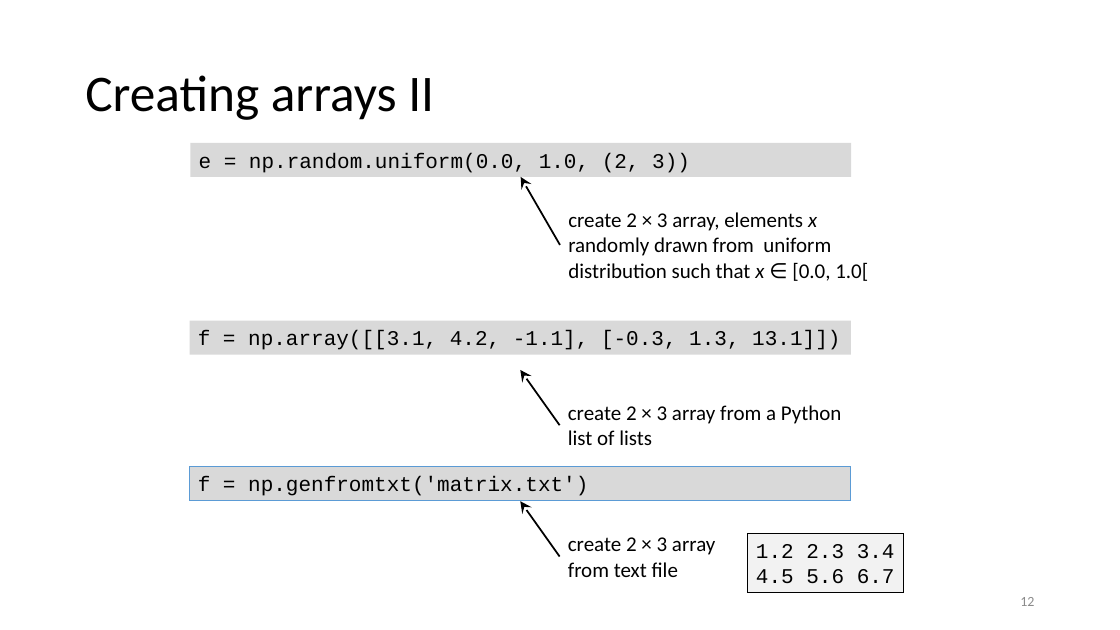
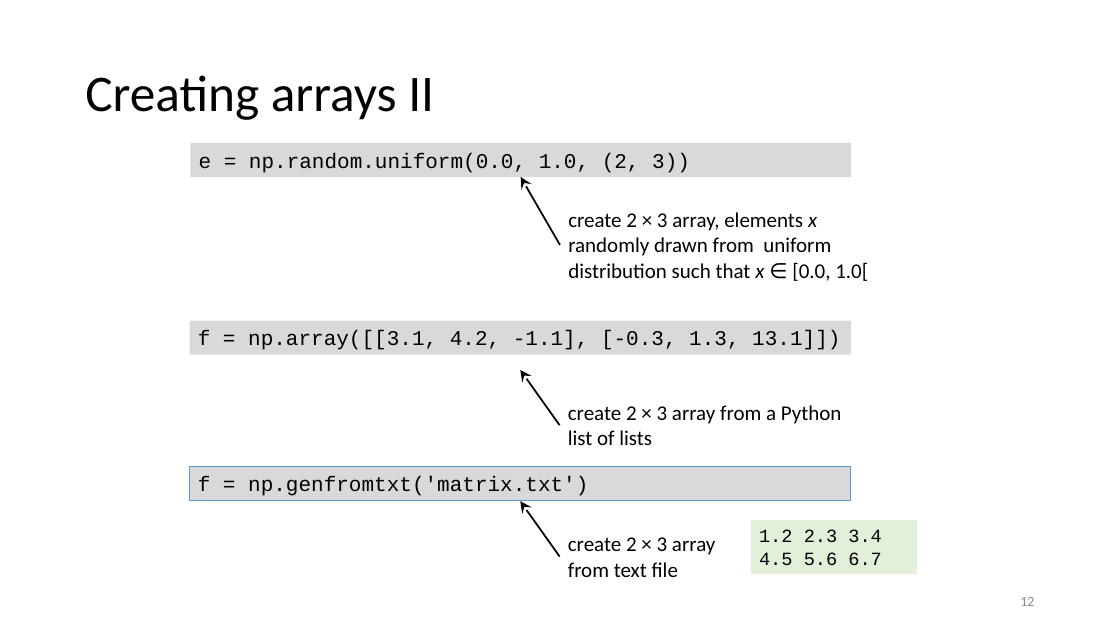
Before and after one commit to gjbex/Scientific-Python, a slide deck: slide 12 of scientific_python.pptx. Drawn at 1120x630 pixels with LibreOffice and Linux fonts; fonts in the diff are those of the drawing. Boxes give left, top, right and bottom in pixels: in the first picture for what was removed or moved away, otherwise in the second. Text is boxed around its words. In the diff, an @@ line names an element or a change of style, - is before the commit and + after.

```diff
--- a/scientific_python.pptx
+++ b/scientific_python.pptx
@@ rectangle "1.2 2.3 3.4": place and size @@
-rectangle "1.2 2.3 3.4" at (748,534,904,593)
+rectangle "1.2 2.3 3.4" at (751,520,918,574)
@@ rectangle "1.2 2.3 3.4" at (751,520,918,574): size 18 to 16 pt; fill #F2F2F2 to #E2F0D9; outline #000000 0.75 pt to none @@
```
Also in this commit, not shown: 1 other slide changed.
